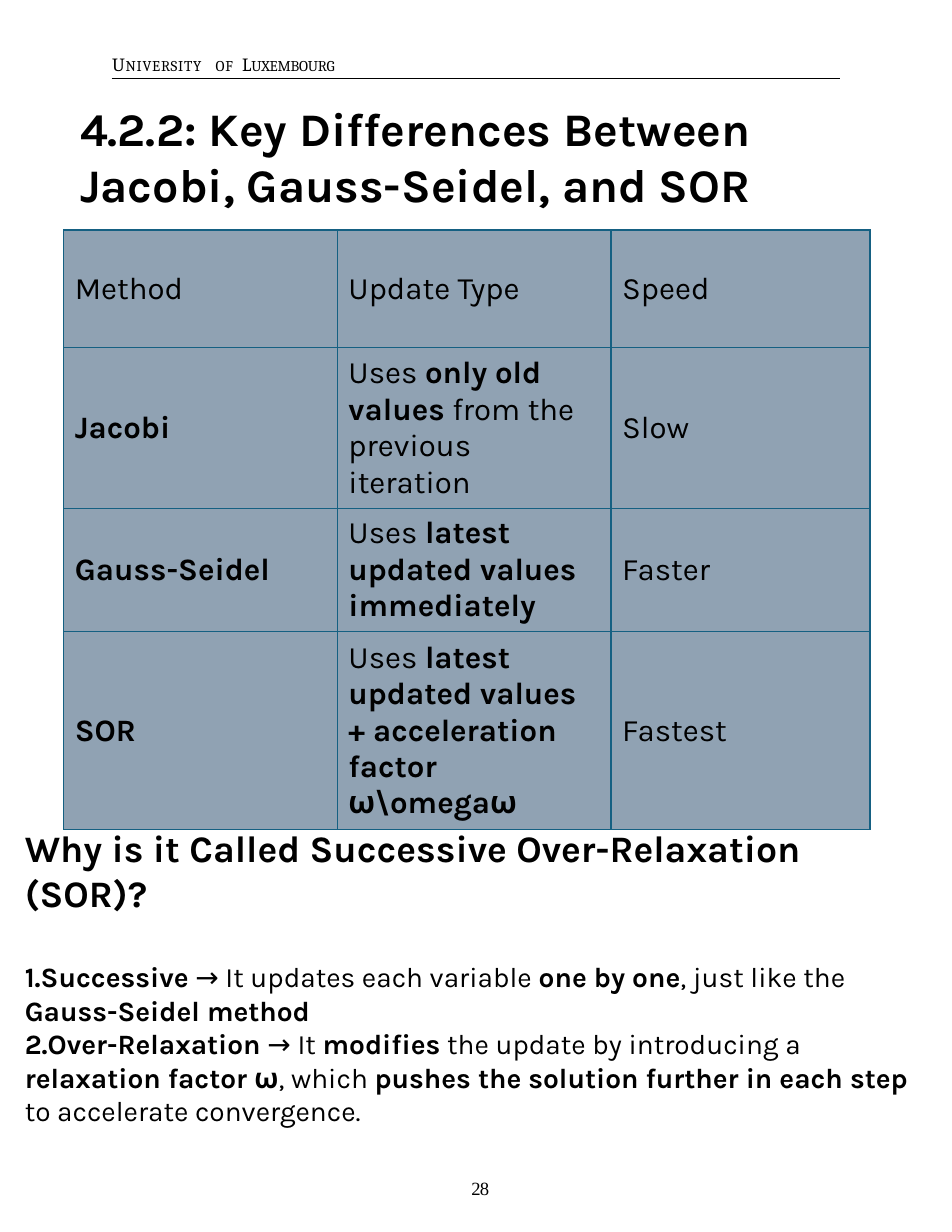
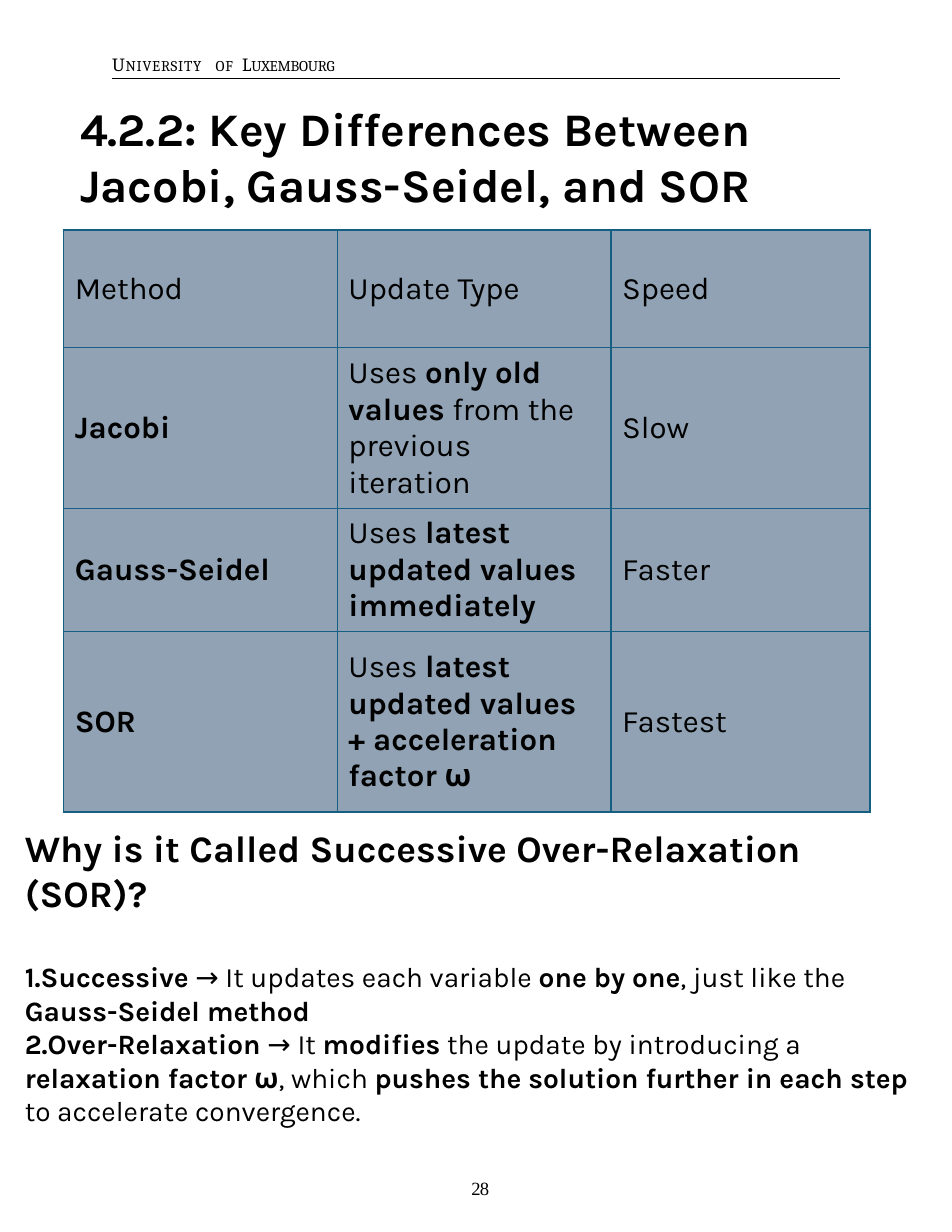
Before and after one commit to Vaibhavkkm/2d-poisson-finite-differences, a slide deck: slide 28 of NUMERICAL_ANALYSIS_POISSON_PPT.pptx. Drawn at 952x1232 pixels with LibreOffice and Linux fonts; fonts in the diff are those of the drawing. Boxes give left, top, right and bottom in pixels: in the first picture for what was removed or moved away, otherwise in the second. Text is boxed around its words. In the diff, an @@ line names an element or a change of style, - is before the commit and + after.

Commit message:
Added PPT

```diff
--- a/NUMERICAL_ANALYSIS_POISSON_PPT.pptx
+++ b/NUMERICAL_ANALYSIS_POISSON_PPT.pptx
@@ table at [64,230,870,791] @@
-row 4, column 2: Uses latest updated values + acceleration factor ω\omegaω
+row 4, column 2: Uses latest updated values + acceleration factor ω
```
